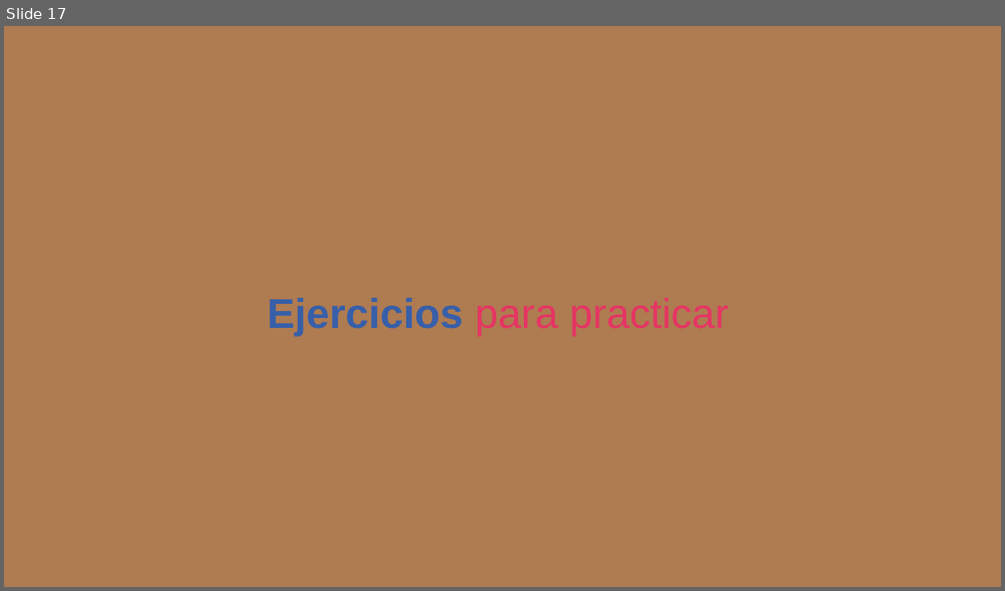
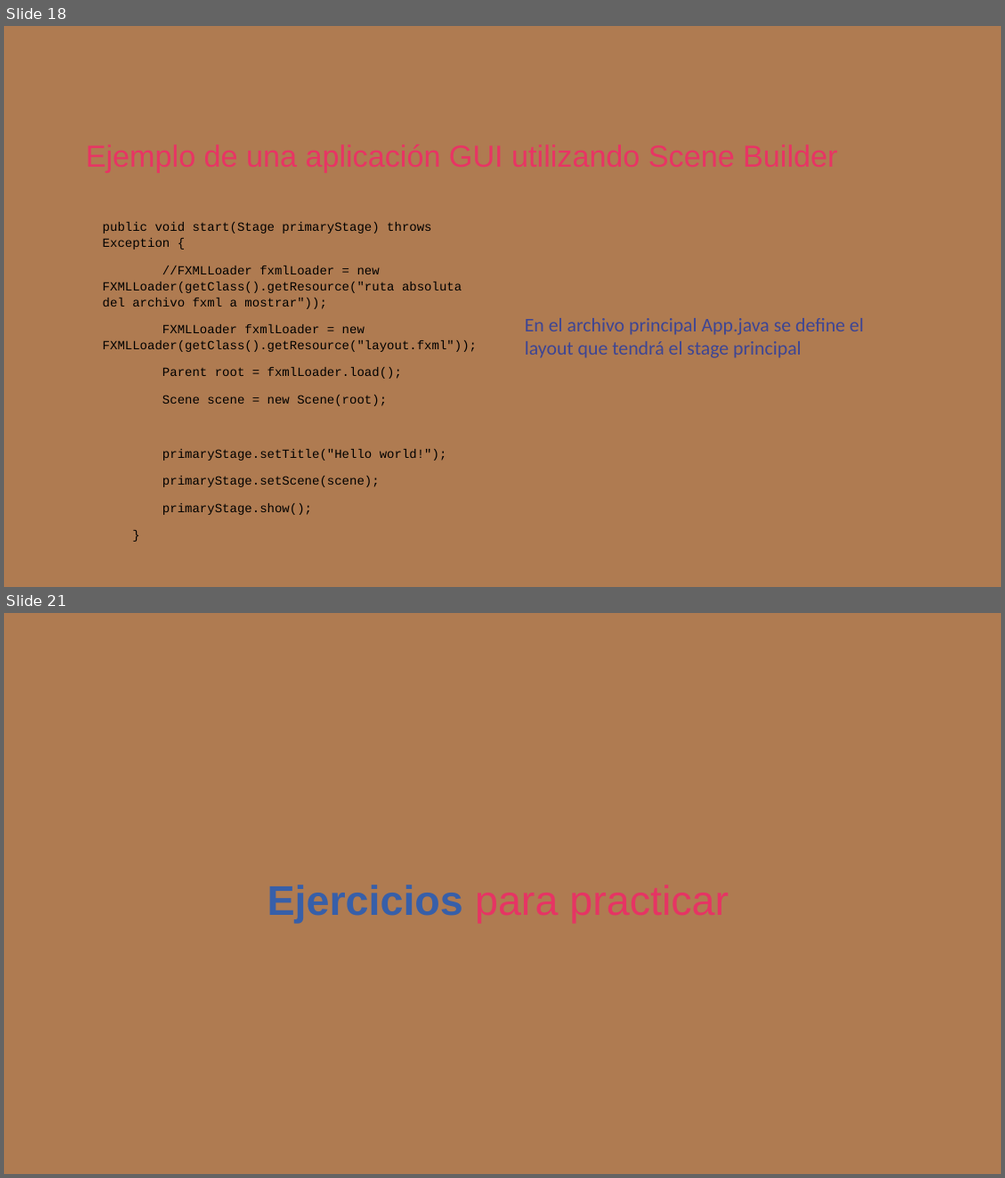
Before and after one commit to kristellu/CICLO_II, a slide deck: Componente_Teórico_Presentaciones/Slide-Java sesión 13 semana 5_.pptx. Shown one above the other, each under a label of ours: slide 17 before the commit, slides 18 and 21 after it; the slides between them are not shown. The pictures are 1005x591 and 1005x1178 pixels, drawn with LibreOffice and Linux fonts; fonts in the diff are those of the drawing; background and template pictures are left out. Boxes give left, top, right and bottom in pixels: in the first picture for what was removed or moved away, otherwise in the second. Text is boxed around its words. In the diff, an @@ line names an element or a change of style, - is before the commit and + after.

```diff
--- a/Componente_Teórico_Presentaciones/Slide-Java sesión 13 semana 5_.pptx
+++ b/Componente_Teórico_Presentaciones/Slide-Java sesión 13 semana 5_.pptx
@@ slide 18 added at (x1=4, y1=26, x2=1001, y2=587), background picture (left out) @@
@@ text added at (x1=79, y1=109, x2=901, y2=176), 22 pt, text #E83464 @@
+Ejemplo de una aplicación GUI utilizando Scene Builder
@@ text added at (x1=103, y1=222, x2=477, y2=515), 9 pt, text #000000 @@
+public void start(Stage primaryStage) throws Exception {
+//FXMLLoader fxmlLoader = new FXMLLoader(getClass().getResource("ruta absoluta del archivo fxml a mostrar"));
+FXMLLoader fxmlLoader = new FXMLLoader(getClass().getResource("layout.fxml"));
+Parent root = fxmlLoader.load();
+Scene scene = new Scene(root);
+primaryStage.setTitle("Hello world!");
+primaryStage.setScene(scene);
+primaryStage.show();
+}
@@ text added at (x1=525, y1=318, x2=864, y2=358), 14 pt, text #3D4594 @@
+En el archivo principal App.java se define el layout que tendrá el stage principal
@@ what was slide 17 is now slide 21 @@
```
Also in this commit, not shown: 1 slide changed, 5 other slides added, 2 slides removed, 1 other file.
